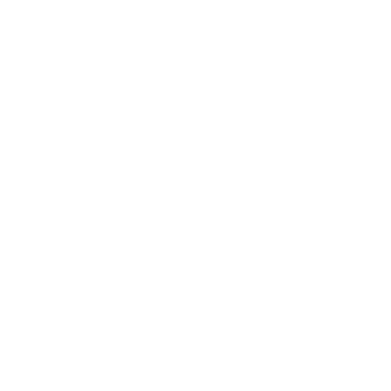
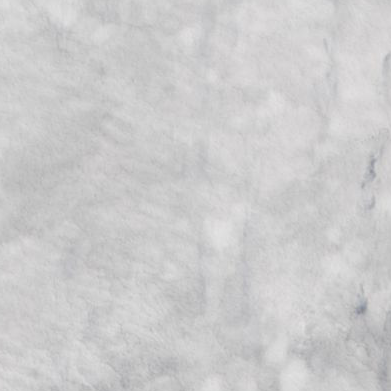
Comparing the layer stacks of the two w=391, h=391 images. Changes:
added layer "089_barents-kara_seas_100km_20170621.aqua.truecolor.250m" above "Background" over <box>0,0,391,391</box>
